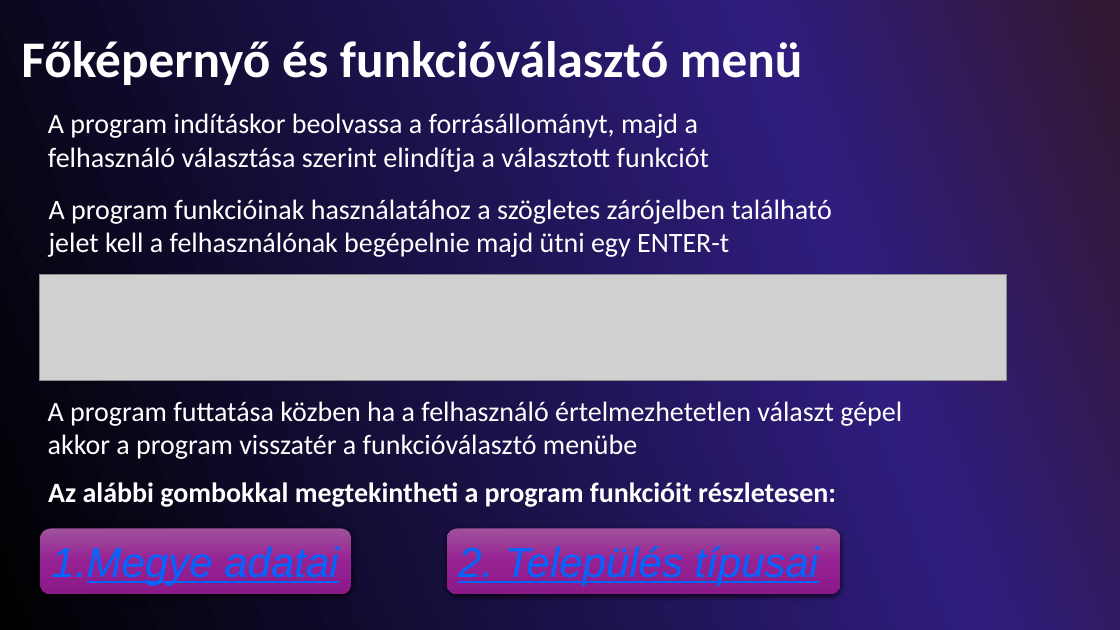
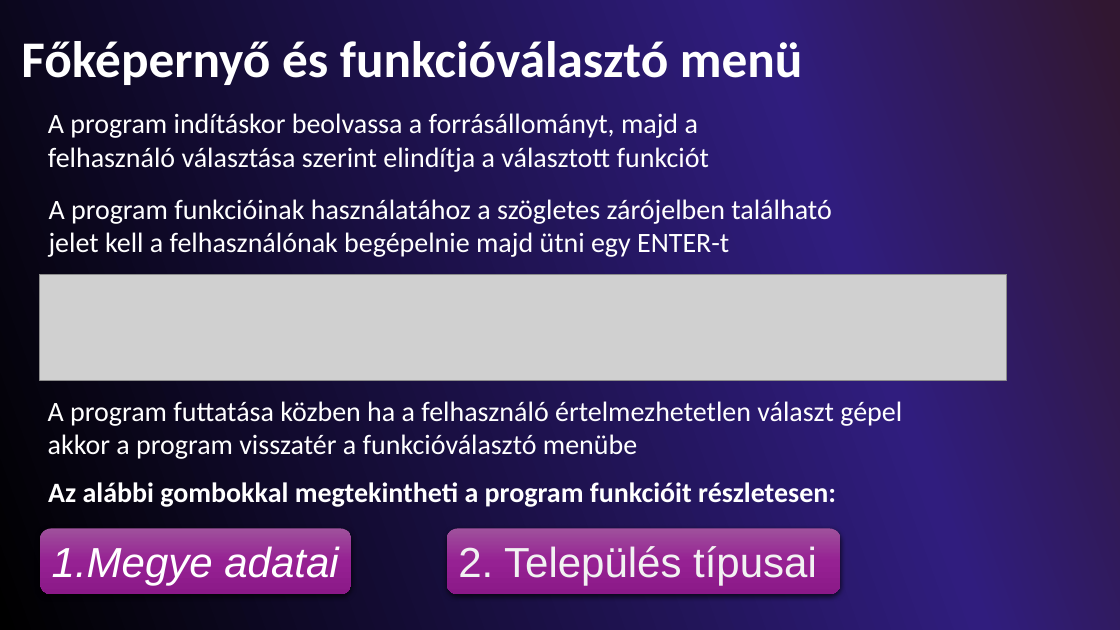
Before and after one commit to danielhu2209/nepesseg2025, a slide deck: slide 2 of nepesseg2025.pptx. Drawn at 1120x630 pixels with LibreOffice and Linux fonts; fonts in the diff are those of the drawing; grey boxes stand for pictures; background and template pictures are left out. Boxes give left, top, right and bottom in pixels: in the first picture for what was removed or moved away, otherwise in the second. Text is boxed around its words. In the diff, an @@ line names an element or a change of style, - is before the commit and + after.

```diff
--- a/nepesseg2025.pptx
+++ b/nepesseg2025.pptx
@@ rounded rectangle "Megye adatai" at [40, 528, 352, 594]: text colour #0066FF to #FFFFFF, underline off @@
@@ rounded rectangle "2. Település típusai" at [447, 528, 841, 594]: text colour #0066FF to #F2F2F2, italic off, underline off @@
```
Also in this commit, not shown: 2 other slides changed.
